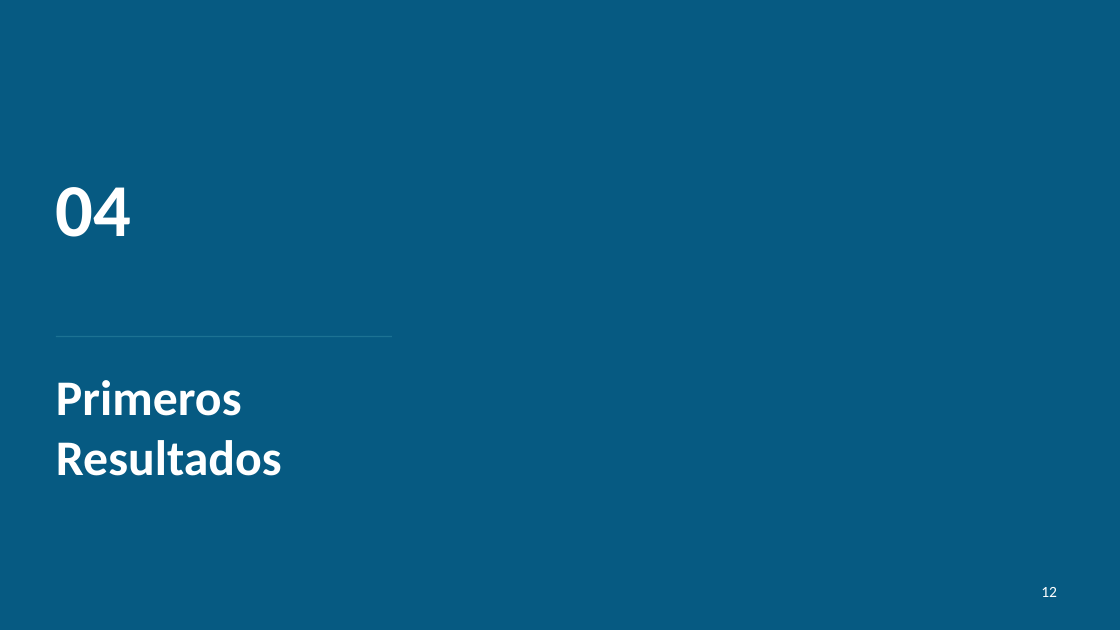
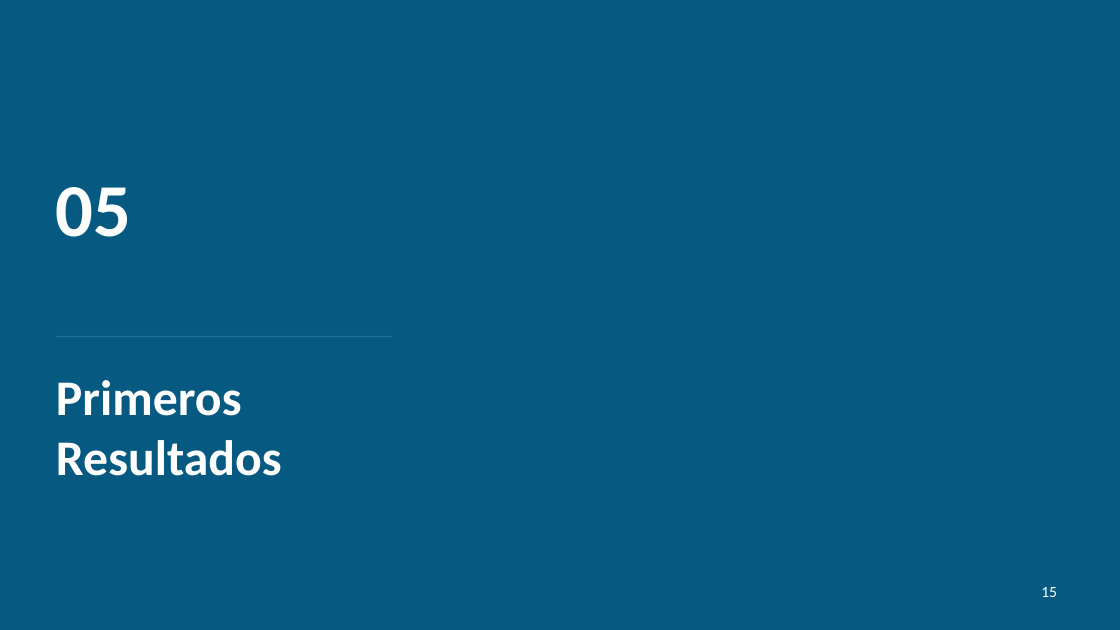
Before and after one commit to jffp-alt/matrix-benchmark, a slide deck: slide 15 of results/Semana2_Benchmark_Matrices.pptx (slide 12 before the commit). Drawn at 1120x630 pixels with LibreOffice and Linux fonts; fonts in the diff are those of the drawing. Boxes give left, top, right and bottom in pixels: in the first picture for what was removed or moved away, otherwise in the second. Text is boxed around its words. In the diff, an @@ line names an element or a change of style, - is before the commit and + after.

```diff
--- a/results/Semana2_Benchmark_Matrices.pptx
+++ b/results/Semana2_Benchmark_Matrices.pptx
@@ text at (56,187,132,237): text changed @@
-04
+05
@@ page number at (1041,587,1057,597): text changed @@
-12
+15
```
Also in this commit, not shown: 7 other slides changed, 3 slides added, 3 slides removed.
